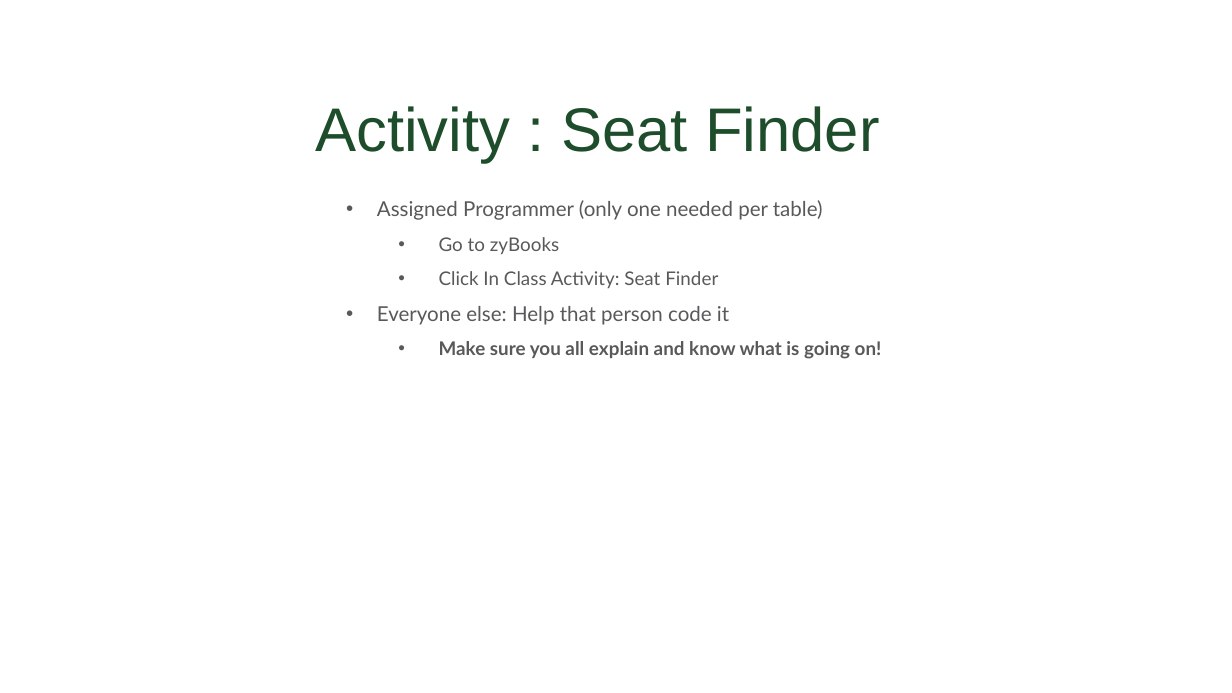
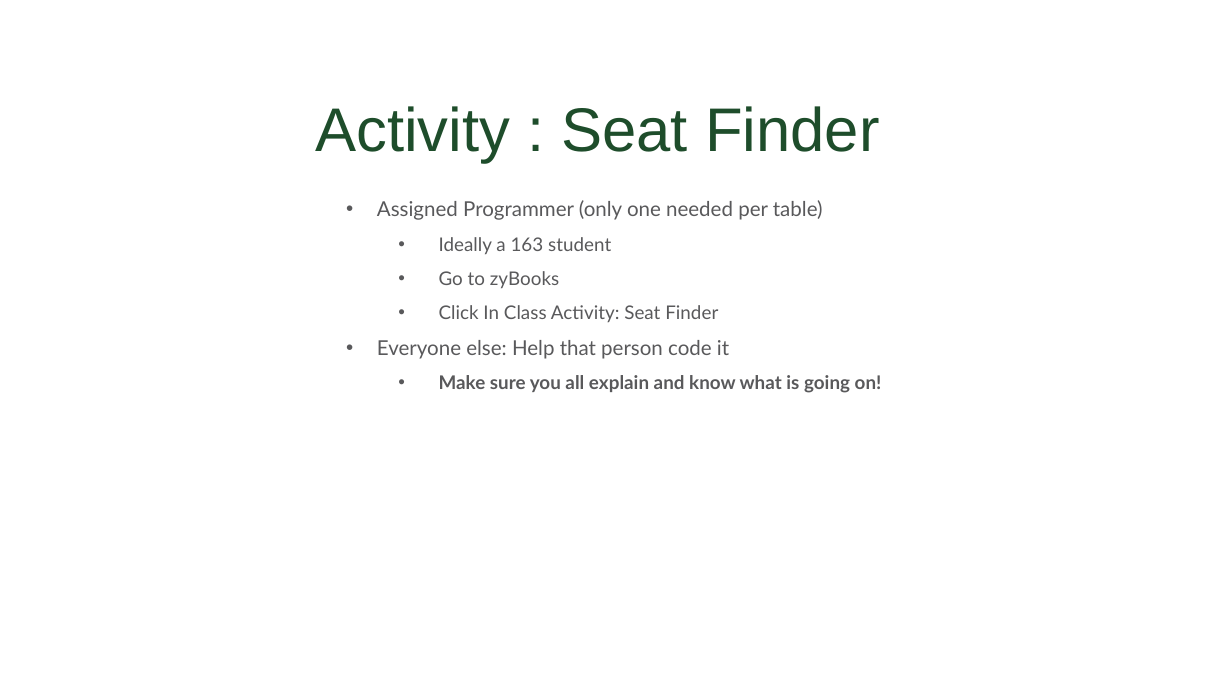
Before and after one commit to CSU-CompSci-CS163-4/Handouts, a slide deck: slide 14 of slides/On-Campus/02_01_Variables.pptx. Drawn at 1232x693 pixels with LibreOffice and Linux fonts; fonts in the diff are those of the drawing; background and template pictures are left out. Boxes give left, top, right and bottom in pixels: in the first picture for what was removed or moved away, otherwise in the second. Text is boxed around its words. In the diff, an @@ line names an element or a change of style, - is before the commit and + after.

```diff
--- a/slides/On-Campus/02_01_Variables.pptx
+++ b/slides/On-Campus/02_01_Variables.pptx
@@ text at bbox=[439, 237, 611, 254]: paragraph added @@
+  • Ideally a 163 student
```
Also in this commit, not shown: 2 other slides changed, 1 other file.
